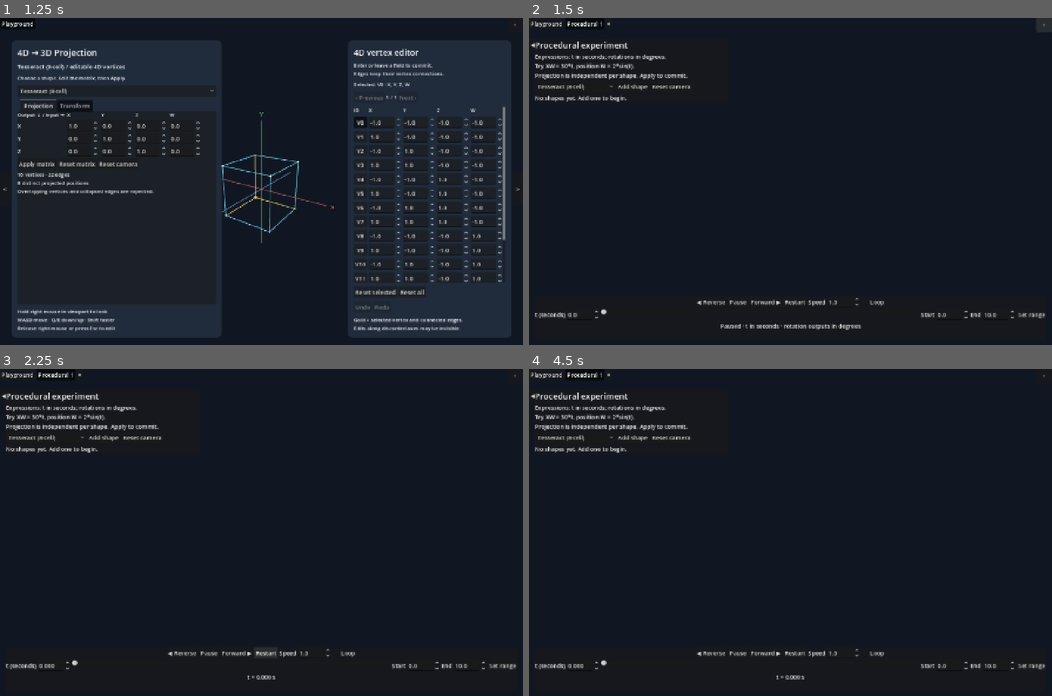
Above: before the commit, frames 1-4 (two rows, left to right).
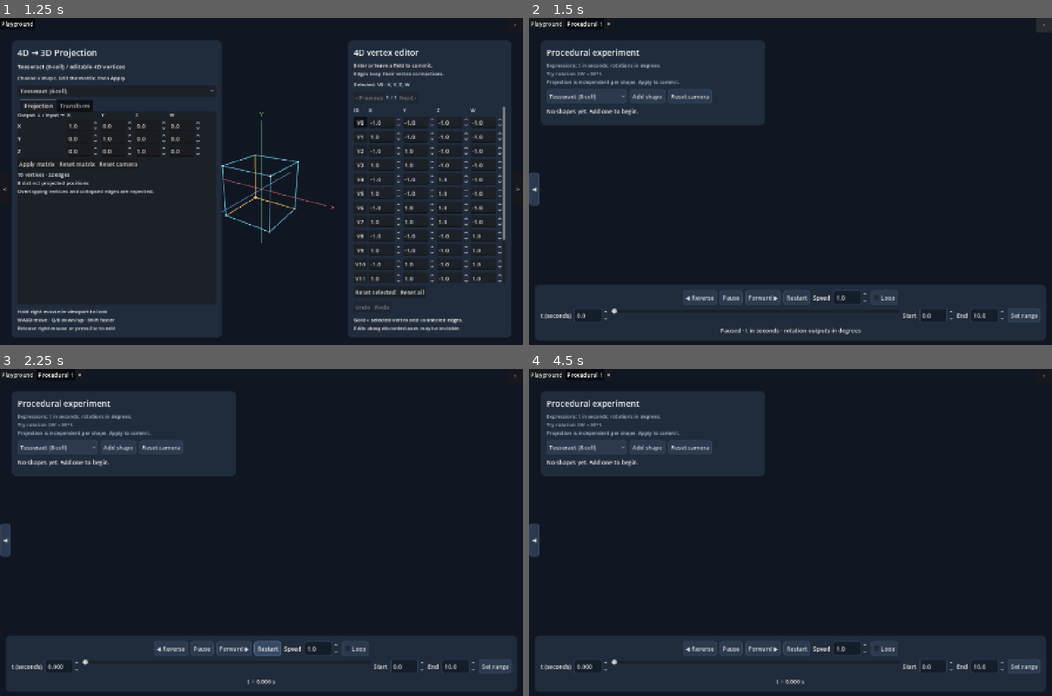
Above: after the commit, the same moments.

Repository: wonhochoi25/4Dto3D
Game: Godot game, scene res://scenes/app.tscn
Two runs of this game, one before a commit and one after it. Both use one fixed random seed, a clock stepped at 60 frames per second and the inputs below.
Inputs:
- Up to frame 1 (1.25 s): click "Playground" at 0.5 s
- Up to frame 2 (1.5 s): click "+" at 1.25 s
- Up to frame 3 (2.25 s): click "Restart" at 2 s
- Up to frame 4 (4.5 s): click "Restart" at 2.75 s; click "Restart" at 3.5 s; click "Procedural 1" at 4.25 s

Frame 1 is identical in both runs. In frame 2, 26% of the frame differs, in the area x 0-99%, y 6-99%; in frame 3, 26%; in frame 4, 26%.

Commit message:
changed ui

Diff:
--- a/scripts/procedural/object_card.gd
+++ b/scripts/procedural/object_card.gd
@@ -12,6 +12,7 @@
 var runtime_error := false
 
 func setup(model, mesh_renderer) -> void:
+	add_theme_stylebox_override("panel", preload("res://scripts/procedural/procedural_theme.gd").box("192333", 12, 8, "40516a"))
 	object = model
 	renderer = mesh_renderer
 	var box := VBoxContainer.new()
--- a/scripts/procedural/procedural_scene.gd
+++ b/scripts/procedural/procedural_scene.gd
@@ -1,5 +1,6 @@
 extends Node3D
 ## One isolated experiment. Stage all objects at t before displaying any of them.
+const ProceduralTheme = preload("res://scripts/procedural/procedural_theme.gd")
 const ObjectModel = preload("res://scripts/procedural/procedural_object.gd")
 const FaceRenderer = preload("res://scripts/procedural/face_renderer.gd")
 const Card = preload("res://scripts/procedural/object_card.gd")
@@ -38,13 +39,15 @@
 	add_child(light)
 	var layer := CanvasLayer.new()
 	add_child(layer)
+	var ui_theme := ProceduralTheme.create()
 	panel = PanelContainer.new()
+	panel.theme = ui_theme
 	layer.add_child(panel)
 	panel.set_anchors_and_offsets_preset(Control.PRESET_TOP_LEFT)
-	panel.offset_left = 16
-	panel.offset_right = 550
-	panel.offset_top = 16
-	panel.offset_bottom = 16
+	panel.offset_left = 32
+	panel.offset_right = 650
+	panel.offset_top = 20
+	panel.offset_bottom = 20
 	sidebar_scroll = ScrollContainer.new()
 	sidebar_scroll.horizontal_scroll_mode = ScrollContainer.SCROLL_MODE_DISABLED
 	sidebar_scroll.follow_focus = true
@@ -60,7 +63,9 @@
 	title.add_theme_font_size_override("font_size", 23)
 	box.add_child(title)
 	var help := Label.new()
-	help.text = "Expressions: t in seconds; rotations in degrees.\nTry XW = 30*t, position W = 2*sin(t).\nProjection is independent per shape. Apply to commit."
+	help.text = "Expressions: t in seconds; rotations in degrees.\nTry rotation XW = 30*t.\nProjection is independent per shape. Apply to commit."
+	help.add_theme_font_size_override("font_size", 14)
+	help.add_theme_color_override("font_color", Color("b7c6d9"))
 	box.add_child(help)
 	var toolbar := HBoxContainer.new()
 	box.add_child(toolbar)
@@ -87,18 +92,25 @@
 	list.size_flags_horizontal = Control.SIZE_EXPAND_FILL
 	box.add_child(list)
 	var bottom := PanelContainer.new()
+	bottom.theme = ui_theme
 	layer.add_child(bottom)
 	bottom.set_anchors_and_offsets_preset(Control.PRESET_BOTTOM_WIDE)
 	bottom.offset_left = 16
 	bottom.offset_right = -16
-	bottom.offset_top = -134
+	bottom.offset_top = -166
 	bottom.offset_bottom = -12
 	bottom.add_child(timeline)
 	timeline.time_requested.connect(evaluate_time)
 	var collapse := Button.new()
 	collapse.text = "◀"
 	layer.add_child(collapse)
-	collapse.position = Vector2(0, 16)
+	collapse.theme = ui_theme
+	collapse.focus_mode = Control.FOCUS_NONE
+	collapse.set_anchors_and_offsets_preset(Control.PRESET_CENTER_LEFT)
+	collapse.offset_left = 0
+	collapse.offset_right = 28
+	collapse.offset_top = -45
+	collapse.offset_bottom = 45
 	collapse.pressed.connect(func(): panel.visible = not panel.visible; collapse.text = "◀" if panel.visible else "▶")
 
 func add_shape(index: int):
@@ -178,6 +190,6 @@
 ## Hug the visible content, scrolling only when it exceeds the available height.
 func fit_sidebar() -> void:
 	if not is_instance_valid(sidebar_box): return
-	var available := maxf(100.0, get_viewport().get_visible_rect().size.y - 166.0)
+	var available := maxf(100.0, get_viewport().get_visible_rect().size.y - 218.0)
 	sidebar_scroll.custom_minimum_size.y = minf(sidebar_box.get_combined_minimum_size().y, available)
 	panel.size.y = panel.get_combined_minimum_size().y
--- /dev/null
+++ b/scripts/procedural/procedural_theme.gd
@@ -0,0 +1,33 @@
+extends RefCounted
+## Local procedural styling matched to Playground; does not change the project theme.
+static func box(color: String, padding: int = 8, radius: int = 6, border: String = "") -> StyleBoxFlat:
+	var style := StyleBoxFlat.new()
+	style.bg_color = Color(color)
+	style.set_corner_radius_all(radius)
+	style.content_margin_left = padding
+	style.content_margin_right = padding
+	style.content_margin_top = padding
+	style.content_margin_bottom = padding
+	if not border.is_empty():
+		style.set_border_width_all(1)
+		style.border_color = Color(border)
+	return style
+
+static func create() -> Theme:
+	var result := Theme.new()
+	result.default_font_size = 16
+	result.set_stylebox("panel", "PanelContainer", box("202b3b", 16, 12))
+	for type in ["Button", "OptionButton"]:
+		result.set_stylebox("normal", type, box("2c3a4f", 8, 6, "40516a"))
+		result.set_stylebox("hover", type, box("374a64", 8, 6, "6b8bb0"))
+		result.set_stylebox("pressed", type, box("365d7e", 8, 6, "74b7df"))
+		result.set_stylebox("focus", type, box("365d7e00", 8, 6, "74b7df"))
+	result.set_stylebox("normal", "LineEdit", box("141e2b", 8, 5, "40516a"))
+	result.set_stylebox("focus", "LineEdit", box("141e2b", 8, 5, "74b7df"))
+	result.set_stylebox("panel", "TabContainer", box("192333", 10, 6))
+	result.set_stylebox("tab_selected", "TabContainer", box("344960", 8, 6))
+	result.set_stylebox("tab_unselected", "TabContainer", box("202b3b", 8, 6))
+	result.set_stylebox("tab_hovered", "TabContainer", box("2c3a4f", 8, 6))
+	result.set_constant("separation", "VBoxContainer", 10)
+	result.set_constant("separation", "HBoxContainer", 8)
+	return result
Not shown, added: scripts/procedural/procedural_theme.gd.uid
